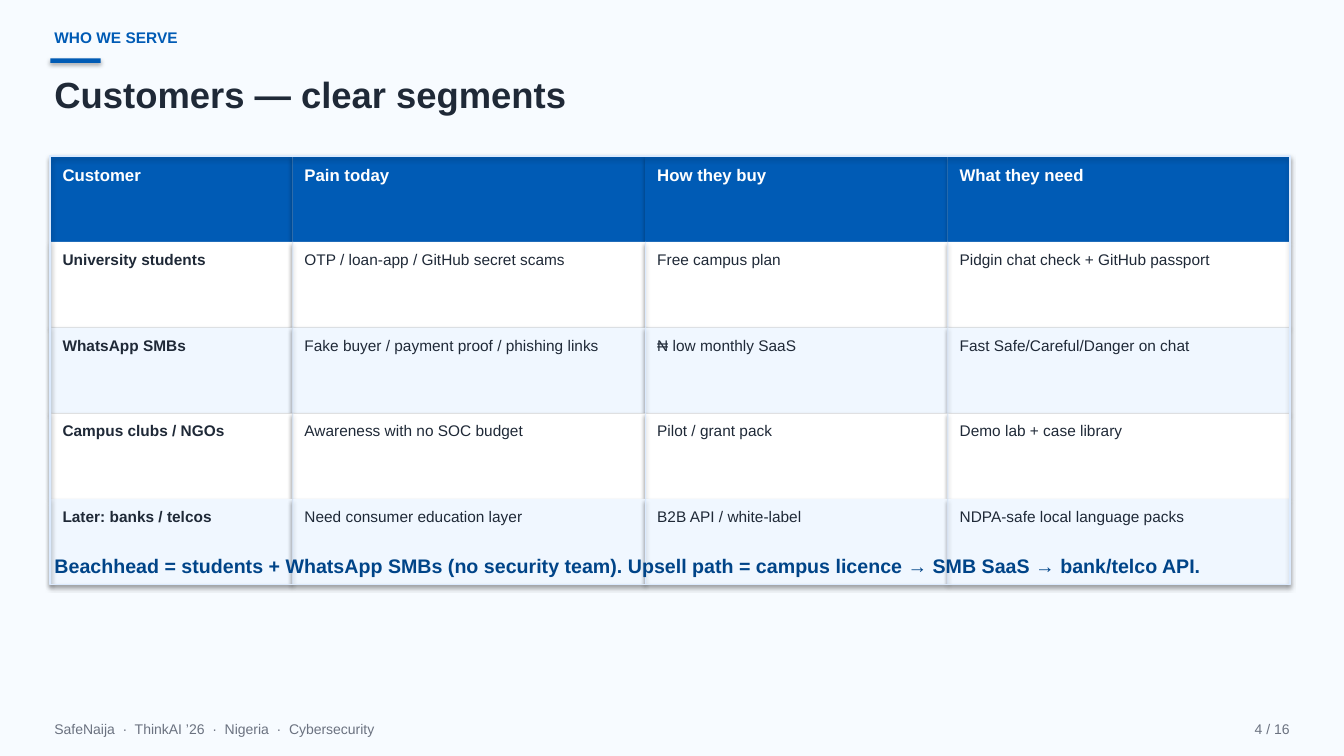
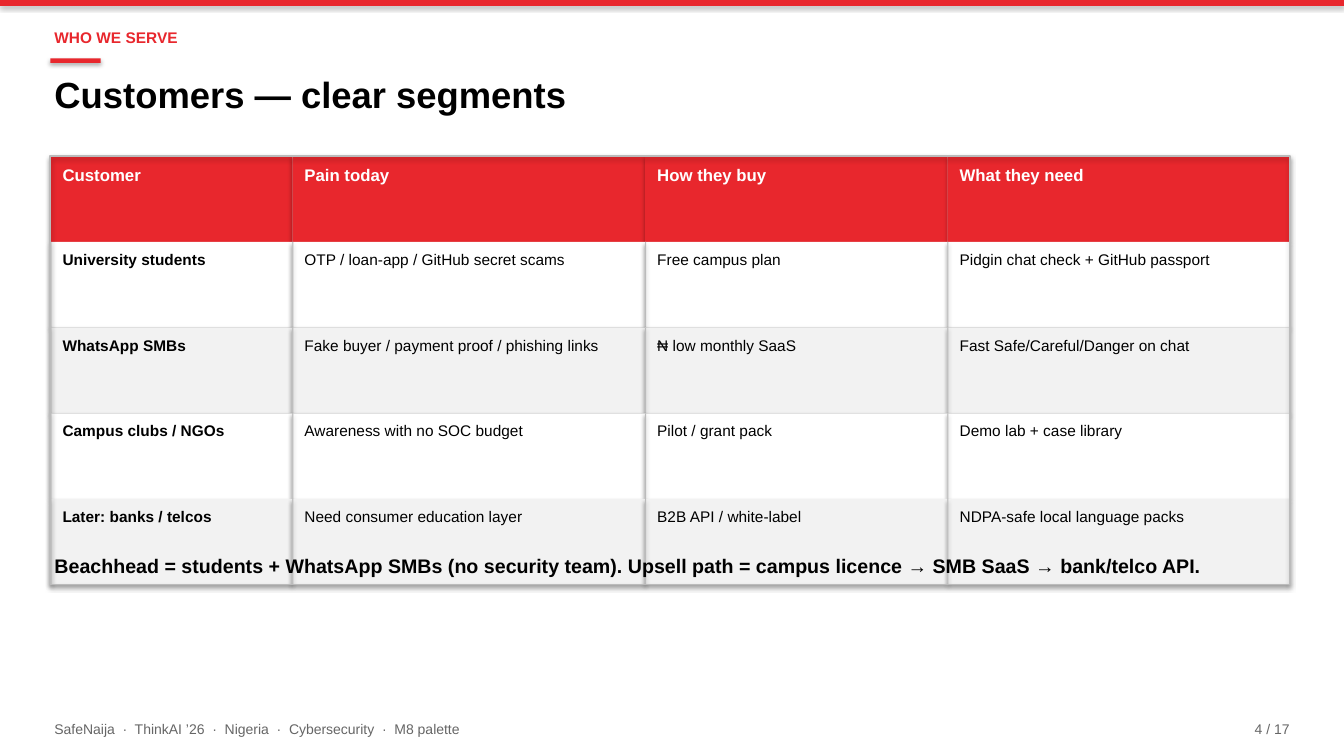
Before and after one commit to Shreeya1-pixel/SafeNajia, a slide deck: slide 4 of outputs/SafeNaija.pptx. Drawn at 1344x756 pixels with LibreOffice and Linux fonts; fonts in the diff are those of the drawing. Boxes give left, top, right and bottom in pixels: in the first picture for what was removed or moved away, otherwise in the second. Text is boxed around its words. In the diff, an @@ line names an element or a change of style, - is before the commit and + after.

```diff
--- a/outputs/SafeNaija.pptx
+++ b/outputs/SafeNaija.pptx
@@ rectangle at (0,0,1344,756): fill #F7FBFF to #FFFFFF @@
@@ rectangle added at (0,0,1344,6), fill #E8272D @@
@@ text "WHO WE SERVE" at (54,32,178,43): text colour #005BB5 to #E8272D @@
@@ rectangle at (50,156,1291,585): outline #DBEAFE 1.25 pt to #BBBBBB 1.25 pt @@
@@ fill #005BB5 to #E8272D in 5 elements at (50,58,101,63), (50,156,292,242), (292,156,645,242), (645,156,948,242), (948,156,1291,242) @@
@@ fill #DBEAFE to #BBBBBB in 16 elements at (50,242,51,328), (292,242,293,328), (645,242,646,328), (948,242,949,328), (50,328,51,413), (292,328,293,413), (645,328,646,413), (948,328,949,413), (50,413,51,499), (292,413,293,499), (645,413,646,499), (948,413,949,499), (50,499,51,585), (292,499,293,585), (645,499,646,585), (948,499,949,585) @@
@@ fill #F0F7FF to #F2F2F2 in 8 elements at (50,328,292,413), (292,328,645,413), (645,328,948,413), (948,328,1291,413), (50,499,292,585), (292,499,645,585), (645,499,948,585), (948,499,1291,585) @@
@@ text colour #1F2937 to #000000 in 17 elements at (54,81,566,116), (63,254,205,268), (304,254,565,268), (657,254,781,268), (960,254,1209,268), (63,340,186,354), (304,340,599,354), (673,340,796,354), (960,340,1189,354), (63,425,225,440), (304,425,523,439), (657,425,772,439), (960,425,1122,440), (63,511,212,522), (304,511,522,525), (657,511,802,522), (960,511,1184,525) @@
@@ text "Beachhead = students + WhatsApp ..." at (54,558,1200,578): text colour #004488 to #000000 @@
@@ text at (54,724,460,737): text changed; text colour #6B7280 to #666666 @@
-SafeNaija · ThinkAI ’26 · Nigeria · Cybersecurity
+SafeNaija · ThinkAI ’26 · Nigeria · Cybersecurity · M8 palette
@@ text at (1255,724,1290,734): text changed; text colour #6B7280 to #666666 @@
-4 / 16
+4 / 17
```
Also in this commit, not shown: 15 other slides changed, 1 slide added, 3 other files.
